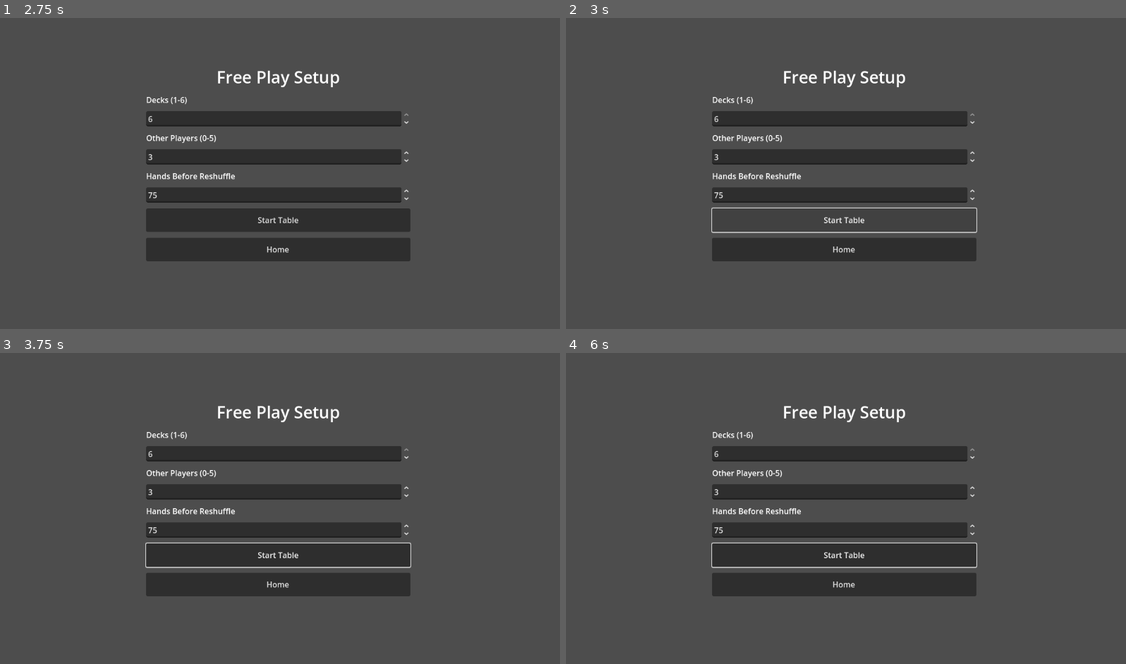
Above: before the commit, frames 1-4 (two rows, left to right).
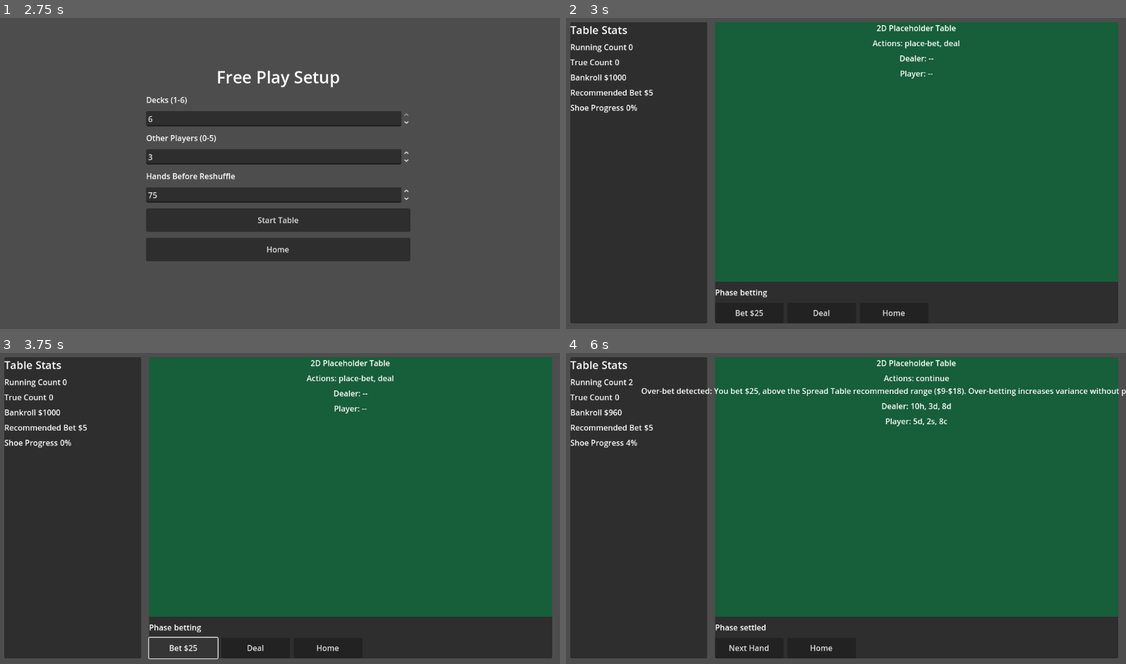
Above: after the commit, the same moments.

Repository: plogden2/card-counter
Game: Godot game, scene res://scenes/boot.tscn
Two runs of this game, one before a commit and one after it. Both use one fixed random seed, a clock stepped at 60 frames per second and the inputs below.
Inputs (mouse positions are in pixels of both pictures, inside the frame that each line leads up to):
- Up to frame 1 (2.75 s): click "Free Play" at 0.5 s; click "Home" at 1.25 s; click "Free Play" at 2 s
- Up to frame 2 (3 s): click "Start Table" at 2.75 s
- Up to frame 3 (3.75 s): click (184, 648) at 3.5 s, where only the run after the commit has a clickable "Bet $25"
- Up to frame 4 (6 s): click (823, 648) at 4.25 s, where only the run after the commit has a clickable "Deal"; click (750, 623) at 5 s, where only the run after the commit has a clickable "Hit"; click (823, 648) at 5.75 s, where only the run after the commit has a clickable "Stand"

Frame 1 is identical in both runs. In frame 2, 93% of the frame differs, in the area x 0-99%, y 1-99%; in frame 3, 93%; in frame 4, 93%, in the area x 0-100%, y 1-99%.
Error after the commit: Invalid assignment of property or key 'vertical' with value of type 'bool' on a base object of type 'Nil'. (res://scripts/scenes/table_scene.gd:236)

Commit message:
feat: add table scene with sidebar and action controls

Diff:
--- /dev/null
+++ b/godot/scenes/table.tscn
@@ -0,0 +1,5 @@
+[gd_scene load_steps=2 format=3 uid="uid://c8m8h7f5u21h6"]
+
+[ext_resource type="PackedScene" path="res://scenes/table/table_root.tscn" id="1_table_root"]
+
+[node name="Table" instance=ExtResource("1_table_root")]
--- /dev/null
+++ b/godot/scenes/table/sidebar.tscn
@@ -0,0 +1,85 @@
+[gd_scene load_steps=2 format=3 uid="uid://dug88lb6w1q2n"]
+
+[ext_resource type="Script" path="res://scripts/scenes/sidebar.gd" id="1_sidebar_script"]
+
+[node name="Sidebar" type="VBoxContainer"]
+unique_name_in_owner = true
+custom_minimum_size = Vector2(280, 0)
+layout_mode = 2
+theme_override_constants/separation = 8
+script = ExtResource("1_sidebar_script")
+
+[node name="Title" type="Label" parent="."]
+layout_mode = 2
+theme_override_font_sizes/font_size = 22
+text = "Table Stats"
+
+[node name="RunningCountRow" type="HBoxContainer" parent="."]
+layout_mode = 2
+
+[node name="RunningCountLabel" type="Label" parent="RunningCountRow"]
+layout_mode = 2
+text = "Running Count"
+
+[node name="RunningCountValue" type="Label" parent="RunningCountRow"]
+unique_name_in_owner = true
+layout_mode = 2
+size_flags_horizontal = 8
+horizontal_alignment = 2
+text = "0"
+
+[node name="TrueCountRow" type="HBoxContainer" parent="."]
+layout_mode = 2
+
+[node name="TrueCountLabel" type="Label" parent="TrueCountRow"]
+layout_mode = 2
+text = "True Count"
+
+[node name="TrueCountValue" type="Label" parent="TrueCountRow"]
+unique_name_in_owner = true
+layout_mode = 2
+size_flags_horizontal = 8
+horizontal_alignment = 2
+text = "0"
+
+[node name="BankrollRow" type="HBoxContainer" parent="."]
+layout_mode = 2
+
+[node name="BankrollLabel" type="Label" parent="BankrollRow"]
+layout_mode = 2
+text = "Bankroll"
+
+[node name="BankrollValue" type="Label" parent="BankrollRow"]
+unique_name_in_owner = true
+layout_mode = 2
+size_flags_horizontal = 8
+horizontal_alignment = 2
+text = "$1000"
+
+[node name="RecommendedBetRow" type="HBoxContainer" parent="."]
+layout_mode = 2
+
+[node name="RecommendedBetLabel" type="Label" parent="RecommendedBetRow"]
+layout_mode = 2
+text = "Recommended Bet"
+
+[node name="RecommendedBetValue" type="Label" parent="RecommendedBetRow"]
+unique_name_in_owner = true
+layout_mode = 2
+size_flags_horizontal = 8
+horizontal_alignment = 2
+text = "$25"
+
+[node name="ShoeProgressRow" type="HBoxContainer" parent="."]
+layout_mode = 2
+
+[node name="ShoeProgressLabel" type="Label" parent="ShoeProgressRow"]
+layout_mode = 2
+text = "Shoe Progress"
+
+[node name="ShoeProgressValue" type="Label" parent="ShoeProgressRow"]
+unique_name_in_owner = true
+layout_mode = 2
+size_flags_horizontal = 8
+horizontal_alignment = 2
+text = "0%"
--- /dev/null
+++ b/godot/scenes/table/table_root.tscn
@@ -0,0 +1,164 @@
+[gd_scene load_steps=3 format=3 uid="uid://d1kt0w1rth0f0"]
+
+[ext_resource type="Script" path="res://scripts/scenes/table_scene.gd" id="1_table_scene"]
+[ext_resource type="PackedScene" path="res://scenes/table/sidebar.tscn" id="2_sidebar"]
+
+[node name="TableRoot" type="Control"]
+layout_mode = 3
+anchors_preset = 15
+anchor_right = 1.0
+anchor_bottom = 1.0
+grow_horizontal = 2
+grow_vertical = 2
+script = ExtResource("1_table_scene")
+
+[node name="Padding" type="MarginContainer" parent="."]
+layout_mode = 1
+anchors_preset = 15
+anchor_right = 1.0
+anchor_bottom = 1.0
+grow_horizontal = 2
+grow_vertical = 2
+theme_override_constants/margin_left = 16
+theme_override_constants/margin_top = 16
+theme_override_constants/margin_right = 16
+theme_override_constants/margin_bottom = 16
+
+[node name="MainSplit" type="BoxContainer" parent="Padding"]
+unique_name_in_owner = true
+layout_mode = 2
+theme_override_constants/separation = 16
+
+[node name="SidebarContainer" type="PanelContainer" parent="Padding/MainSplit"]
+unique_name_in_owner = true
+layout_mode = 2
+size_flags_vertical = 3
+
+[node name="Sidebar" parent="Padding/MainSplit/SidebarContainer" instance=ExtResource("2_sidebar")]
+unique_name_in_owner = true
+
+[node name="TableArea" type="PanelContainer" parent="Padding/MainSplit"]
+layout_mode = 2
+size_flags_horizontal = 3
+size_flags_vertical = 3
+
+[node name="TableVBox" type="VBoxContainer" parent="Padding/MainSplit/TableArea"]
+layout_mode = 2
+theme_override_constants/separation = 10
+
+[node name="Felt" type="ColorRect" parent="Padding/MainSplit/TableArea/TableVBox"]
+layout_mode = 2
+size_flags_horizontal = 3
+size_flags_vertical = 3
+custom_minimum_size = Vector2(0, 360)
+color = Color(0.0901961, 0.368627, 0.227451, 1)
+
+[node name="FeltOverlay" type="VBoxContainer" parent="Padding/MainSplit/TableArea/TableVBox/Felt"]
+layout_mode = 2
+anchors_preset = 15
+anchor_right = 1.0
+anchor_bottom = 1.0
+grow_horizontal = 2
+grow_vertical = 2
+theme_override_constants/separation = 8
+
+[node name="FeltTitle" type="Label" parent="Padding/MainSplit/TableArea/TableVBox/Felt/FeltOverlay"]
+layout_mode = 2
+text = "2D Placeholder Table"
+horizontal_alignment = 1
+
+[node name="FeltLabel" type="Label" parent="Padding/MainSplit/TableArea/TableVBox/Felt/FeltOverlay"]
+unique_name_in_owner = true
+layout_mode = 2
+text = "Place a bet to start."
+horizontal_alignment = 1
+
+[node name="DealerCards" type="Label" parent="Padding/MainSplit/TableArea/TableVBox/Felt/FeltOverlay"]
+unique_name_in_owner = true
+layout_mode = 2
+text = "Dealer: --"
+horizontal_alignment = 1
+
+[node name="PlayerCards" type="Label" parent="Padding/MainSplit/TableArea/TableVBox/Felt/FeltOverlay"]
+unique_name_in_owner = true
+layout_mode = 2
+text = "Player: --"
+horizontal_alignment = 1
+
+[node name="PhaseRow" type="HBoxContainer" parent="Padding/MainSplit/TableArea/TableVBox"]
+layout_mode = 2
+
+[node name="PhaseLabel" type="Label" parent="Padding/MainSplit/TableArea/TableVBox/PhaseRow"]
+layout_mode = 2
+text = "Phase"
+
+[node name="PhaseValue" type="Label" parent="Padding/MainSplit/TableArea/TableVBox/PhaseRow"]
+unique_name_in_owner = true
+layout_mode = 2
+text = "betting"
+
+[node name="Actions" type="GridContainer" parent="Padding/MainSplit/TableArea/TableVBox"]
+layout_mode = 2
+columns = 3
+theme_override_constants/h_separation = 8
+theme_override_constants/v_separation = 8
+
+[node name="PlaceBetButton" type="Button" parent="Padding/MainSplit/TableArea/TableVBox/Actions"]
+unique_name_in_owner = true
+layout_mode = 2
+custom_minimum_size = Vector2(140, 42)
+text = "Bet $25"
+
+[node name="DealButton" type="Button" parent="Padding/MainSplit/TableArea/TableVBox/Actions"]
+unique_name_in_owner = true
+layout_mode = 2
+custom_minimum_size = Vector2(140, 42)
+text = "Deal"
+
+[node name="HitButton" type="Button" parent="Padding/MainSplit/TableArea/TableVBox/Actions"]
+unique_name_in_owner = true
+layout_mode = 2
+custom_minimum_size = Vector2(140, 42)
+text = "Hit"
+
+[node name="StandButton" type="Button" parent="Padding/MainSplit/TableArea/TableVBox/Actions"]
+unique_name_in_owner = true
+layout_mode = 2
+custom_minimum_size = Vector2(140, 42)
+text = "Stand"
+
+[node name="DoubleButton" type="Button" parent="Padding/MainSplit/TableArea/TableVBox/Actions"]
+unique_name_in_owner = true
+layout_mode = 2
+custom_minimum_size = Vector2(140, 42)
+text = "Double"
+
+[node name="SplitButton" type="Button" parent="Padding/MainSplit/TableArea/TableVBox/Actions"]
+unique_name_in_owner = true
+layout_mode = 2
+custom_minimum_size = Vector2(140, 42)
+text = "Split"
+
+[node name="InsuranceAcceptButton" type="Button" parent="Padding/MainSplit/TableArea/TableVBox/Actions"]
+unique_name_in_owner = true
+layout_mode = 2
+custom_minimum_size = Vector2(140, 42)
+text = "Insure"
+
+[node name="InsuranceDeclineButton" type="Button" parent="Padding/MainSplit/TableArea/TableVBox/Actions"]
+unique_name_in_owner = true
+layout_mode = 2
+custom_minimum_size = Vector2(140, 42)
+text = "Decline Ins."
+
+[node name="ContinueButton" type="Button" parent="Padding/MainSplit/TableArea/TableVBox/Actions"]
+unique_name_in_owner = true
+layout_mode = 2
+custom_minimum_size = Vector2(140, 42)
+text = "Next Hand"
+
+[node name="HomeButton" type="Button" parent="Padding/MainSplit/TableArea/TableVBox/Actions"]
+unique_name_in_owner = true
+layout_mode = 2
+custom_minimum_size = Vector2(140, 42)
+text = "Home"
--- a/godot/scripts/scenes/setup_scene.gd
+++ b/godot/scripts/scenes/setup_scene.gd
@@ -37,6 +37,8 @@
 
 func _on_start_pressed() -> void:
 	start_table()
+	if not Engine.is_editor_hint():
+		SceneRouter.go_to("table")
 
 
 func _on_home_pressed() -> void:
--- /dev/null
+++ b/godot/scripts/scenes/sidebar.gd
@@ -0,0 +1,34 @@
+extends VBoxContainer
+
+@onready var _running_count_label: Label = %RunningCountValue
+@onready var _true_count_label: Label = %TrueCountValue
+@onready var _bankroll_label: Label = %BankrollValue
+@onready var _recommended_bet_label: Label = %RecommendedBetValue
+@onready var _shoe_progress_label: Label = %ShoeProgressValue
+
+var _stats := {
+	"runningCount": 0,
+	"trueCount": 0,
+	"bankroll": 1000,
+	"recommendedBet": 0,
+	"shoeProgress": "0%",
+}
+
+
+func update_stats(next_stats: Dictionary) -> void:
+	for key in _stats.keys():
+		if next_stats.has(key):
+			_stats[key] = next_stats[key]
+	_refresh_labels()
+
+
+func _ready() -> void:
+	_refresh_labels()
+
+
+func _refresh_labels() -> void:
+	_running_count_label.text = str(_stats["runningCount"])
+	_true_count_label.text = str(_stats["trueCount"])
+	_bankroll_label.text = "$%s" % str(_stats["bankroll"])
+	_recommended_bet_label.text = "$%s" % str(_stats["recommendedBet"])
+	_shoe_progress_label.text = str(_stats["shoeProgress"])
--- /dev/null
+++ b/godot/scripts/scenes/table_scene.gd
@@ -0,0 +1,237 @@
+extends Control
+
+const SIDEBAR_SCENE = preload("res://scenes/table/sidebar.tscn")
+
+@onready var _controller: Node = get_node_or_null("/root/GameController")
+@onready var _sidebar_container: Control = %SidebarContainer
+@onready var _sidebar: VBoxContainer = %Sidebar
+@onready var _main_split: BoxContainer = %MainSplit
+@onready var _felt_label: Label = %FeltLabel
+@onready var _dealer_label: Label = %DealerCards
+@onready var _player_label: Label = %PlayerCards
+@onready var _phase_label: Label = %PhaseValue
+@onready var _action_buttons := {
+	"place-bet": %PlaceBetButton,
+	"deal": %DealButton,
+	"hit": %HitButton,
+	"stand": %StandButton,
+	"double": %DoubleButton,
+	"split": %SplitButton,
+	"insurance-accept": %InsuranceAcceptButton,
+	"insurance-decline": %InsuranceDeclineButton,
+	"continue": %ContinueButton,
+	"home": %HomeButton,
+}
+
+var _coaching_message := ""
+var _current_layout := ""
+
+
+func set_controller(controller: Node) -> void:
+	_controller = controller
+
+
+func _ready() -> void:
+	_ensure_sidebar_instance()
+	_bind_controller_events()
+	_connect_buttons()
+	_update_from_session()
+	_apply_layout_for_width(get_viewport_rect().size.x)
+
+
+func _notification(what: int) -> void:
+	if what == NOTIFICATION_RESIZED:
+		_apply_layout_for_width(size.x)
+
+
+func _on_count_updated(_payload: Dictionary) -> void:
+	_update_from_session()
+
+
+func _on_hand_settled(_payload: Dictionary) -> void:
+	_update_from_session()
+
+
+func _on_shoe_reshuffled(_payload: Dictionary) -> void:
+	_update_from_session()
+
+
+func _on_coaching_message(payload: Dictionary) -> void:
+	_coaching_message = str(payload.get("text", ""))
+	_update_from_session()
+
+
+func _connect_buttons() -> void:
+	for action in _action_buttons.keys():
+		var button: Button = _action_buttons[action]
+		if not button.pressed.is_connected(_on_action_pressed.bind(action)):
+			button.pressed.connect(_on_action_pressed.bind(action))
+
+
+func _on_action_pressed(action: String) -> void:
+	if _controller == null:
+		return
+	match action:
+		"place-bet":
+			_controller.call("place_bet", 25)
+		"deal":
+			_controller.call("deal")
+		"continue":
+			_controller.call("continue_to_next_hand")
+		"home":
+			SceneRouter.go_to("home")
+			return
+		_:
+			_controller.call("apply_action", action)
+	_update_from_session()
+
+
+func _bind_controller_events() -> void:
+	if _controller == null:
+		return
+	var events: Variant = _controller.get("events")
+	if events == null:
+		return
+	events.on("count:updated", Callable(self, "_on_count_updated"))
+	events.on("hand:settled", Callable(self, "_on_hand_settled"))
+	events.on("shoe:reshuffled", Callable(self, "_on_shoe_reshuffled"))
+	events.on("coaching:message", Callable(self, "_on_coaching_message"))
+
+
+func _ensure_sidebar_instance() -> void:
+	if _sidebar != null:
+		return
+	var packed: PackedScene = SIDEBAR_SCENE
+	var instance: Node = packed.instantiate()
+	_sidebar_container.add_child(instance)
+	_sidebar = instance as VBoxContainer
+
+
+func _update_from_session() -> void:
+	if _controller == null:
+		return
+	var session: Dictionary = _controller.call("get_session")
+	if session.is_empty():
+		_felt_label.text = "Place a bet to start."
+		_dealer_label.text = "Dealer: --"
+		_player_label.text = "Player: --"
+		_phase_label.text = "betting"
+		_update_action_visibility(session)
+		return
+
+	var learner_hand: Dictionary = _get_learner_hand(session)
+	var learner_cards: Array = learner_hand.get("cards", [])
+	var dealer_cards: Array = session.get("dealerCards", [])
+
+	var legal_actions: Array = _get_legal_actions(session, learner_hand)
+	var cards_text: String = _cards_to_text(learner_cards)
+	var dealer_text: String = _cards_to_text(dealer_cards)
+	var phase: String = str(session.get("phase", "betting"))
+	var suggested_bet: int = _recommended_bet(session)
+	var cards_left: int = int(session.get("shoe", {}).get("cards", []).size())
+	var total_cards: int = int(session.get("tableConfiguration", {}).get("deckCount", 1)) * 52
+	var progress: float = 0.0
+	if total_cards > 0:
+		progress = float(total_cards - cards_left) / float(total_cards)
+
+	_felt_label.text = "Actions: %s" % ", ".join(legal_actions)
+	_dealer_label.text = "Dealer: %s" % dealer_text
+	_player_label.text = "Player: %s" % cards_text
+	_phase_label.text = phase
+
+	_sidebar.call("update_stats", {
+		"runningCount": int(session.get("countState", {}).get("runningCount", 0)),
+		"trueCount": int(session.get("countState", {}).get("trueCount", 0)),
+		"bankroll": int(session.get("balance", 0)),
+		"recommendedBet": suggested_bet,
+		"shoeProgress": "%d%%" % int(round(progress * 100.0)),
+	})
+
+	if _coaching_message != "":
+		_felt_label.text = "%s\n%s" % [_felt_label.text, _coaching_message]
+
+	_update_action_visibility(session)
+
+
+func _update_action_visibility(session: Dictionary) -> void:
+	var phase: String = str(session.get("phase", "betting"))
+	var learner_hand: Dictionary = _get_learner_hand(session)
+	var legal: Array = _get_legal_actions(session, learner_hand)
+
+	for action in _action_buttons.keys():
+		var button: Button = _action_buttons[action]
+		button.visible = legal.has(action)
+		button.disabled = not button.visible
+
+	_action_buttons["place-bet"].visible = phase == "betting"
+	_action_buttons["deal"].visible = phase == "betting"
+	_action_buttons["continue"].visible = phase == "settled"
+	_action_buttons["home"].visible = true
+	_action_buttons["home"].disabled = false
+
+
+func _get_legal_actions(session: Dictionary, hand: Dictionary) -> Array:
+	var phase: String = str(session.get("phase", "betting"))
+	if phase == "betting":
+		return ["place-bet", "deal"]
+	if phase == "insurance":
+		return ["insurance-accept", "insurance-decline"]
+	if phase == "settled":
+		return ["continue"]
+	if phase != "player-turn":
+		return []
+
+	var actions := ["hit", "stand"]
+	var cards: Array = hand.get("cards", [])
+	var status: String = str(hand.get("status", "active"))
+	if cards.size() == 2 and status == "active":
+		if not bool(hand.get("doubled", false)):
+			actions.append("double")
+		if not bool(hand.get("isSplit", false)) and cards.size() == 2:
+			var rank_a: Variant = cards[0].get("rank", "")
+			var rank_b: Variant = cards[1].get("rank", "")
+			if rank_a == rank_b:
+				actions.append("split")
+	return actions
+
+
+func _get_learner_hand(session: Dictionary) -> Dictionary:
+	var seats: Array = session.get("seats", [])
+	for seat in seats:
+		if bool(seat.get("isLearner", false)):
+			var hands: Array = seat.get("hands", [])
+			if hands.is_empty():
+				return {}
+			var hand_index: int = int(session.get("activeHandIndex", 0))
+			hand_index = clampi(hand_index, 0, hands.size() - 1)
+			return hands[hand_index]
+	return {}
+
+
+func _cards_to_text(cards: Array) -> String:
+	if cards.is_empty():
+		return "--"
+	var chunks: Array[String] = []
+	for card in cards:
+		chunks.append("%s%s" % [str(card.get("rank", "?")), str(card.get("suit", "?")).substr(0, 1)])
+	return ", ".join(chunks)
+
+
+func _recommended_bet(session: Dictionary) -> int:
+	var table: Dictionary = session.get("tableConfiguration", {})
+	var min_bet: int = int(table.get("tableMinBet", 5))
+	var max_bet: int = int(table.get("tableMaxBet", 500))
+	var true_count: int = int(session.get("countState", {}).get("trueCount", 0))
+	var candidate: int = min_bet + maxi(true_count, 0) * min_bet
+	return clampi(candidate, min_bet, max_bet)
+
+
+func _apply_layout_for_width(width: float) -> void:
+	if width < 900.0:
+		if _current_layout != "stacked":
+			_main_split.vertical = true
+			_current_layout = "stacked"
+	else:
+		if _current_layout != "wide":
+			_main_split.vertical = false
+			_current_layout = "wide"
